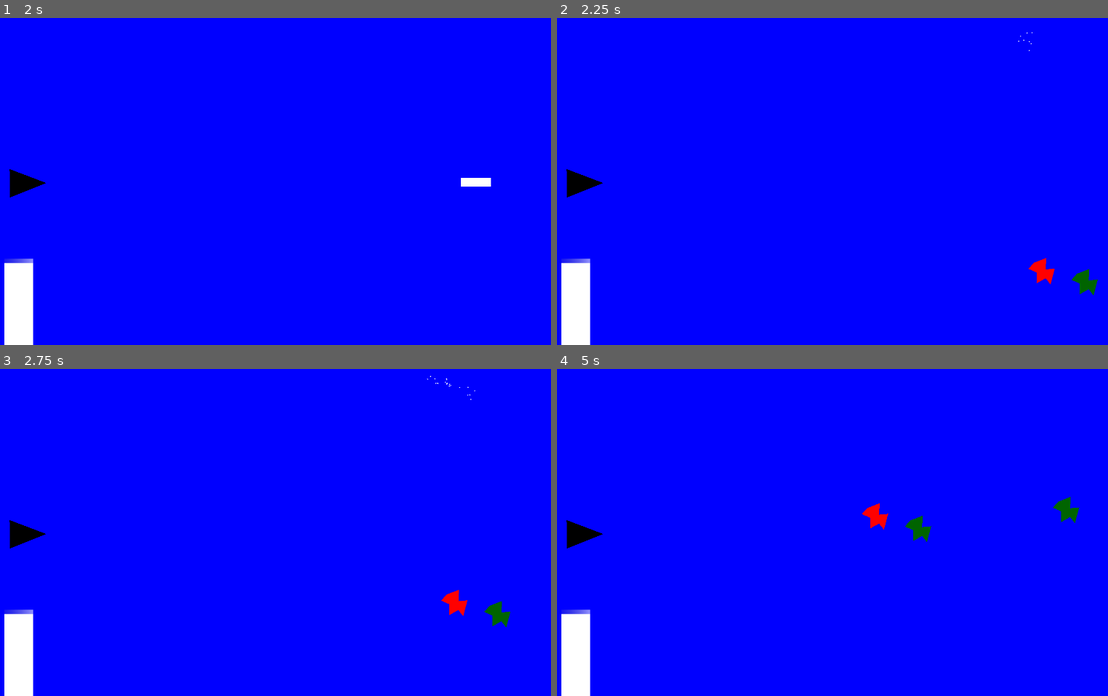
Above: before the commit, frames 1-4 (two rows, left to right).
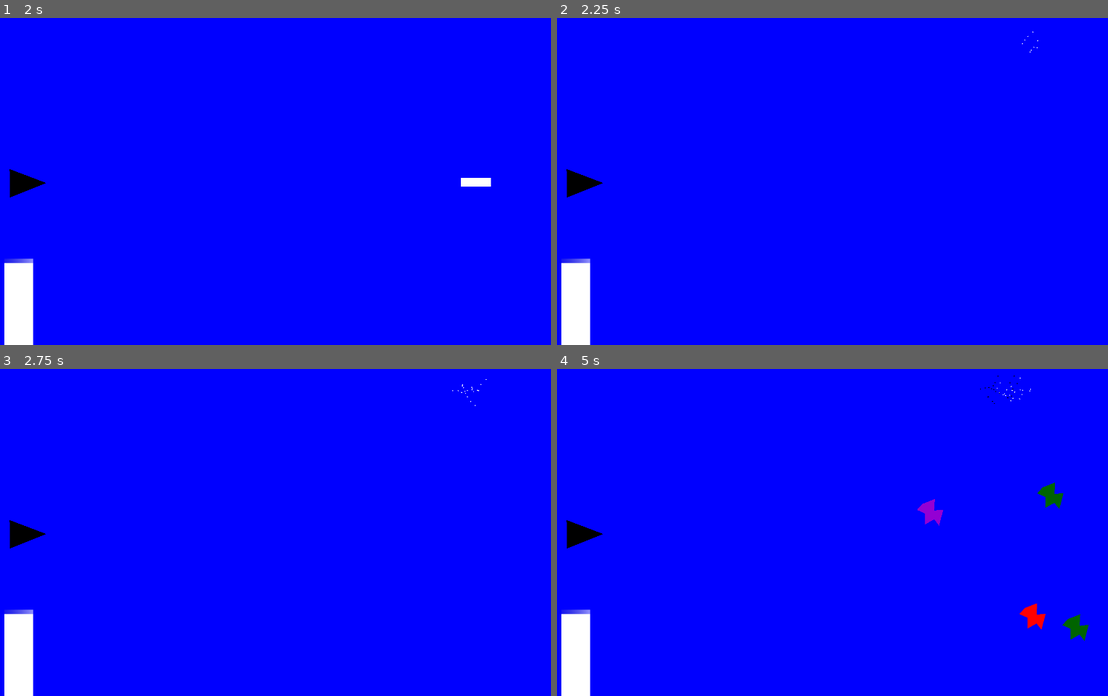
Above: after the commit, the same moments.

Repository: Yggdrasil938/Shattered
Game: Godot game, scene res://Levels/Debug/Debug Level.tscn
Same seed, same stepped clock (60 frames per second), same inputs: the game is played once before the commit and once after it.
Inputs:
- Up to frame 1 (2 s): tap Enter at 0.5 s; tap Space at 1.25 s
- Up to frame 2 (2.25 s): no input
- Up to frame 3 (2.75 s): no input
- Up to frame 4 (5 s): no input

Frame 1 is identical in both runs. In frame 2, 0.4% of the frame differs, in the area x 83-99%, y 4-85%; in frame 3, 0.4%; in frame 4, 1.4%, in the area x 55-97%, y 2-84%.

Commit message:
Refractoring Chip_Spawner and starting on directors. Improving signals and exports for director child nodes.

Diff:
--- a/Combat Mechanics/Mechanical Layers/Spawner/Directors/director_parent.gd
+++ b/Combat Mechanics/Mechanical Layers/Spawner/Directors/director_parent.gd
@@ -1,6 +1,6 @@
 class_name DirectorParent
 extends Node2D
-## ***Director Parent Script***
+## ***DIRECTOR PARENT SCRIPT***
 ## Director Parent specifies the spawning behavior for enemy chip waves.
 ## This system is from Risk of Rain 2,
 ## I recreated it base on info from the game's wiki.
@@ -8,19 +8,56 @@
 ## Parent class is used so 2 seperate spawning entities can be used.
 
 
-@export var d_spawn_area : Rect2
-@export var d_credits : float
-@export var d_credit_rate : float = 1
 
-@onready var d_spawn_timer : Node = get_child(0)
-@onready var current_level :  Node = get_tree().get_first_node_in_group("levels")
+# Exported variables for ease of tuning an debugging.
+@export var spawn_area: Rect2 # DOESN'T DO ANYTHING CURRENTLY, SHOULD SET SPAWN AREA FOR DIRECTOR.
+@export var spawn_time_range: Array[float] = [1.0, 1.0] # Range of how often waves spawn
+@export var credits: float # Credits to buy waves.
+@export var credit_rate: float = 1.0 # How many credits per second are granted.
+@export var rate_increase: float = 1.0 # How much credit rate increases
+@export var difficulty_timer_rate: int = 10 # How often difficulty increases
 
-var random = RandomNumberGenerator.new()
-@onready var difficulty_scaling = get_child(0)
+var shattered_state = false  # Tracks if player has shatttered.
 
-@onready var d_deck_dict: Dictionary = current_level.level_deck.duplicate()
+# Loading nodes into variables to help with code readability.
+@onready var spawn_timer: Node = get_child(0)
+@onready var difficulty_scaling_timer: Node  = get_child(1)
+@onready var current_level:  Node = get_tree().get_first_node_in_group("levels")
+# Preloads level deck + color set upon creation.
+@onready var level_deck: Dictionary = current_level.level_deck.duplicate()
+@onready var level_pane_set: Array[int]  = current_level.level_pane_set
+# Creating a random # generator for randomized enemy spawns.
+@onready var random_gen = RandomNumberGenerator.new()
 
-var shattered = false
+
+
+# Called when the node enters the scene tree for the first time.
+func _ready() -> void:
+	random_gen.randomize() # Values to be filled in child classes.
+	credits = 0.0
+	credit_rate = 1.0
+	spawn_time_range = [1.0, 1,0]
+	rate_increase = 1.0
+
+
+# Called every frame. 'delta' is the elapsed time since the previous frame.
+func _process(delta: float) -> void:
+	#print(spawn_timer.time_left)
+	credits += (credit_rate/60.0) # Grants credit every frame.
+
+
+ # Attempt to spawn a wave when spawn timer rings.
+func _on_spawn_timeout() -> void:
+	_spawn_wave(random_gen.randf_range(spawn_time_range[0], spawn_time_range[1]))
+	print("Wave created by director")
+
+
+# Increase credit rate to scale difficulty when diff timer rings.
+func _on_difficulty_timeout() -> void:
+	credit_rate += rate_increase
+	difficulty_scaling_timer.start(difficulty_timer_rate)
+	print(credit_rate)
+#####################################################################
 
 func _pool_cards(tickets : int, pool : Array, type : String) -> Array:
 	for x in range(0,tickets):
@@ -34,7 +71,7 @@
 	_pool_cards(e_deck["r"][1], pool, "r")
 	_pool_cards(e_deck["h"][1], pool, "h")
 	_pool_cards(e_deck["mb"][1], pool, "mb")
-	var winner = e_deck[pool[random.randi_range(0, pool.size()-1)]][0]
+	var winner = e_deck[pool[random_gen.randi_range(0, pool.size()-1)]][0]
 	return winner
 
 func _enemy_lottery(e_group : Dictionary) -> Array:
@@ -43,19 +80,19 @@
 		#print(e_group[x][1])
 		_pool_cards(e_group[x][1], pool, x)
 	print(pool)
-	var winner = pool[random.randi_range(0, pool.size()-1)]
-	var wave_amount = d_credits / e_group[winner][0]
+	var winner = pool[random_gen.randi_range(0, pool.size()-1)]
+	var wave_amount = credits / e_group[winner][0]
 	return [winner,floor(wave_amount)]
 
 func _spawn_wave(timer : float) -> void:
-	var group = _group_lottery(d_deck_dict)
+	var group = _group_lottery(level_deck)
 	var wave = _enemy_lottery(group)
 	print(wave)
-	print(floor(d_credits))
+	print(floor(credits))
 	if wave[1] >= 1:
-		d_credits = d_credits - (wave[1] * group[wave[0]][0])
+		credits = credits - (wave[1] * group[wave[0]][0])
 		print(str("creating wave of ", wave[1], " ", wave[0], "s" ))
-		print(str(floor(d_credits), " remaining credits after wave!"))
+		print(str(floor(credits), " remaining credits after wave!"))
 		for x in wave[1]:
 			var enemy_instance = GlobalConstants.ENEMY_DECK_MASTER[wave[0]].instantiate()
 			add_child(enemy_instance)
@@ -64,44 +101,26 @@
 			randomize()
 			var random_pos = Vector2(randi_range(x_range[0], x_range[1]), randi_range(50, 1030))
 			randomize()
-			var random_color = randi_range(0, current_level.level_pane_set.size()-1)
-			enemy_instance._change_color(current_level.level_pane_set[random_color], random_color)
+			var random_color = randi_range(0, level_pane_set.size()-1)
+			enemy_instance._change_color(level_pane_set[random_color], random_color)
 
 			#position=random_pos
 			enemy_instance.global_position = random_pos
-			d_spawn_timer.start(timer)
-			if shattered == true:
+			spawn_timer.start(timer)
+			if shattered_state == true:
 				enemy_instance._shattered_aggro()
 	else:
-		d_spawn_timer.start(randi_range(2,5))
+		spawn_timer.start(randi_range(2,5))
 		print("NOT ENOUGH CREDITS FOR THIS WAVE!")
 	pass
 
-# Called when the node enters the scene tree for the first time.
-func _ready() -> void:
-	random.randomize()
-	d_credits = 0
-	pass # Replace with function body.
-
-
-# Called every frame. 'delta' is the elapsed time since the previous frame.
-func _process(delta: float) -> void:
-	#print(d_spawn_timer.time_left)
-	d_credits += (d_credit_rate/60)
-	#if d_spawn_timer.is_stopped():
-		#_spawn_wave()
-	if difficulty_scaling.is_stopped():
-		d_credit_rate += .75
-		difficulty_scaling.start()
-		print(d_credit_rate)
-	pass
 
 func _aggro_spawn() -> void:
-	d_credit_rate = d_credit_rate * 2.5
-	shattered = true
+	credit_rate = credit_rate * 2.5
+	shattered_state = true
 	pass
 
 func _aggro_off() -> void:
-	d_credit_rate = d_credit_rate * .5
-	shattered = false
+	credit_rate = credit_rate * .5
+	shattered_state = false
 	pass
--- a/Combat Mechanics/Mechanical Layers/Spawner/Directors/fast_director.gd
+++ b/Combat Mechanics/Mechanical Layers/Spawner/Directors/fast_director.gd
@@ -1,22 +1,10 @@
-extends "res://Combat Mechanics/Mechanical Layers/Spawner/Directors/director_parent.gd"
+extends DirectorParent
+
 
 
 # Called when the node enters the scene tree for the first time.
 func _ready() -> void:
-	d_credit_rate = 3
-	difficulty_scaling = get_child(1)
-	pass # Replace with function body.
-
-
-# Called every frame. 'delta' is the elapsed time since the previous frame.
-func _process(delta: float) -> void:
-	d_credits += (d_credit_rate/60)
-	if d_spawn_timer.is_stopped():
-		print("Wave created by fast director")
-		_spawn_wave(random.randi_range(2,5))
-	if difficulty_scaling.is_stopped():
-		d_credit_rate += .25
-		#d_credit_rate += 3
-		difficulty_scaling.start()
-		print(d_credit_rate)
-	pass
+	random_gen.randomize() # Creates a new random seed on startup.
+	credit_rate = 3
+	spawn_time_range = [2.0, 5,0]
+	rate_increase = .25
--- a/Combat Mechanics/Mechanical Layers/Spawner/Directors/slow_director.gd
+++ b/Combat Mechanics/Mechanical Layers/Spawner/Directors/slow_director.gd
@@ -1,22 +1,10 @@
-extends "res://Combat Mechanics/Mechanical Layers/Spawner/Directors/director_parent.gd"
+extends DirectorParent
+
 
 
 # Called when the node enters the scene tree for the first time.
 func _ready() -> void:
-	d_credit_rate = 1
-	difficulty_scaling = get_child(1)
-	pass # Replace with function body.
-
-
-# Called every frame. 'delta' is the elapsed time since the previous frame.
-func _process(delta: float) -> void:
-	d_credits += (d_credit_rate/60)
-	if d_spawn_timer.is_stopped():
-		print("Wave created by slow director")
-		_spawn_wave(random.randi_range(8,15))
-	if difficulty_scaling.is_stopped():
-		d_credit_rate += .5
-		#d_credit_rate += 5
-		difficulty_scaling.start()
-		print(d_credit_rate)
-	pass
+	random_gen.randomize() # Creates a new random seed on startup.
+	credit_rate = 1
+	spawn_time_range = [8.0, 15,0]
+	rate_increase = .5
--- a/Combat Mechanics/Mechanical Layers/Spawner/chip_spawner.gd
+++ b/Combat Mechanics/Mechanical Layers/Spawner/chip_spawner.gd
@@ -1,14 +1,11 @@
 extends CanvasLayer
-@onready var player = preload("res://Combat Mechanics/Player/player.tscn")
+## ***CHIP SPAWNER SCRIPT***
+## Only serves to spawn the player upon layer creation,
+## all other nodes are staticly built into the scene.
+
 
 
 # Called when the node enters the scene tree for the first time.
 func _ready() -> void:
-	var player_instance = player.instantiate()
-	add_child(player_instance)
-	pass # Replace with function body.
-
-
-# Called every frame. 'delta' is the elapsed time since the previous frame.
-func _process(delta: float) -> void:
-	pass
+	var player_instance = GlobalConstants.PLAYER.instantiate()
+	add_child(player_instance) # Creates player and adds them to node tree.
--- a/Combat Mechanics/Mechanical Layers/Spawner/chip_spawner.tscn
+++ b/Combat Mechanics/Mechanical Layers/Spawner/chip_spawner.tscn
@@ -21,7 +21,7 @@
 one_shot = true
 autostart = true
 
-[node name="Slow Director" type="Node2D" parent="." groups=["Slow Director", "directors"]]
+[node name="Slow Director" type="Node2D" parent="." groups=["directors"]]
 script = ExtResource("3_bp3fx")
 
 [node name="Spawn Timer" type="Timer" parent="Slow Director"]
@@ -33,3 +33,8 @@
 wait_time = 10.0
 one_shot = true
 autostart = true
+
+[connection signal="timeout" from="Fast Director/Spawn Timer" to="Fast Director" method="_on_spawn_timeout"]
+[connection signal="timeout" from="Fast Director/Difficulty Increase Timer" to="Fast Director" method="_on_difficulty_timeout"]
+[connection signal="timeout" from="Slow Director/Spawn Timer" to="Slow Director" method="_on_spawn_timeout"]
+[connection signal="timeout" from="Slow Director/Difficulty Increase Timer" to="Slow Director" method="_on_difficulty_timeout"]
--- a/Levels/Debug/debug level.gd
+++ b/Levels/Debug/debug level.gd
@@ -1,6 +1,5 @@
-class_name DebugLevel
 extends Node2D
-## ***Debug Level Script***
+## ***DEBUG LEVEL SCRIPT***
 ## Contains enemy decks and pane sets used for testing purposes.
 
 
@@ -8,9 +7,9 @@
 # Set of enemy decks in current level
 # [0] is the enemy price, [1] is how many "tickets" it puts in the lottery
 var melee_deck: Dictionary = {
-	"chip": [3,3],
-	"fast_chip": [5,2],
-	"chip_angle": [2,2],
+	"chip": [3, 3],
+	"fast_chip": [5, 2],
+	"chip_angle": [2, 2],
  }
 #var melee_deck: Dictionary = {
 	#"chip": [3,3],
@@ -36,9 +35,9 @@
 #}
 
 # Set of color panes in the current level by index.
-#var level_pane_set: Array[int] = [0,1]
-#var level_pane_set: Array[int] = [0,1,2,3,4,5,6,7,8,9]
-var level_pane_set: Array[int] = [0,1,3,4]
+#var level_pane_set: Array[int] = [0, 1]
+#var level_pane_set: Array[int] = [0, 1, 2, 3, 4, 5, 6, 7, 8, 9]
+var level_pane_set: Array[int] = [0, 1, 3, 4]
 
 
 
--- a/global_constants.gd
+++ b/global_constants.gd
@@ -11,6 +11,7 @@
 	"chip_shoot": preload("res://Enemy Chips/Ranged/Basic/chip_shoot.tscn"),
 }
 
-# Preloads node references for mechanical layers
+# Preloads node references for mechanical layers to instantiate
 const PANE_PAINTER = preload("res://Combat Mechanics/Mechanical Layers/Painter/pane_painter.tscn")
 const CHIP_SPAWNER = preload("res://Combat Mechanics/Mechanical Layers/Spawner/chip_spawner.tscn")
+const PLAYER = preload("res://Combat Mechanics/Player/player.tscn")
